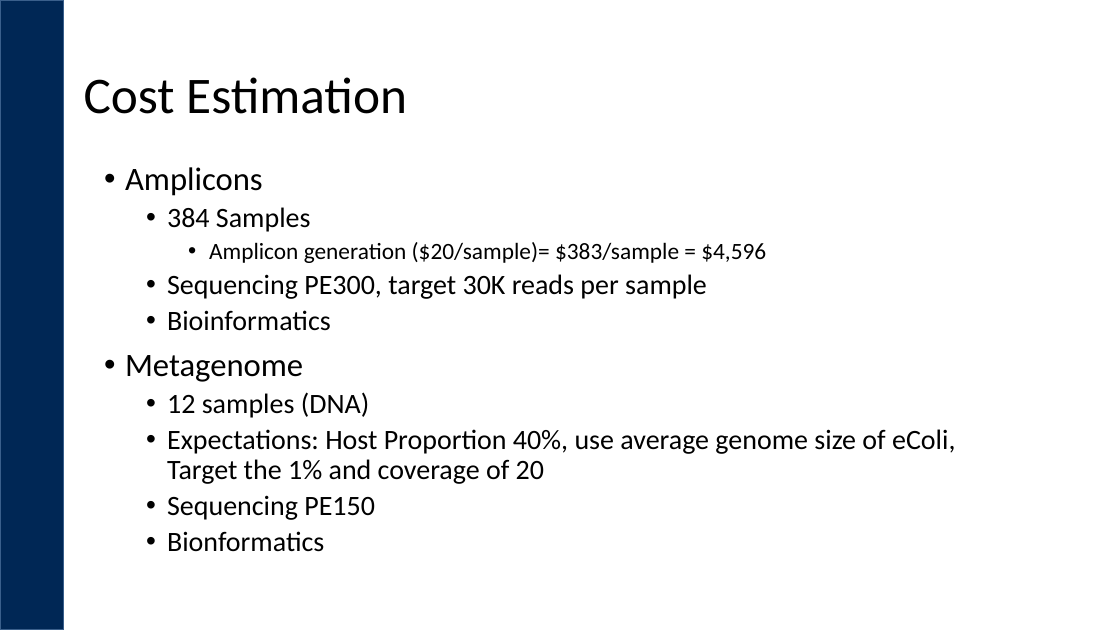
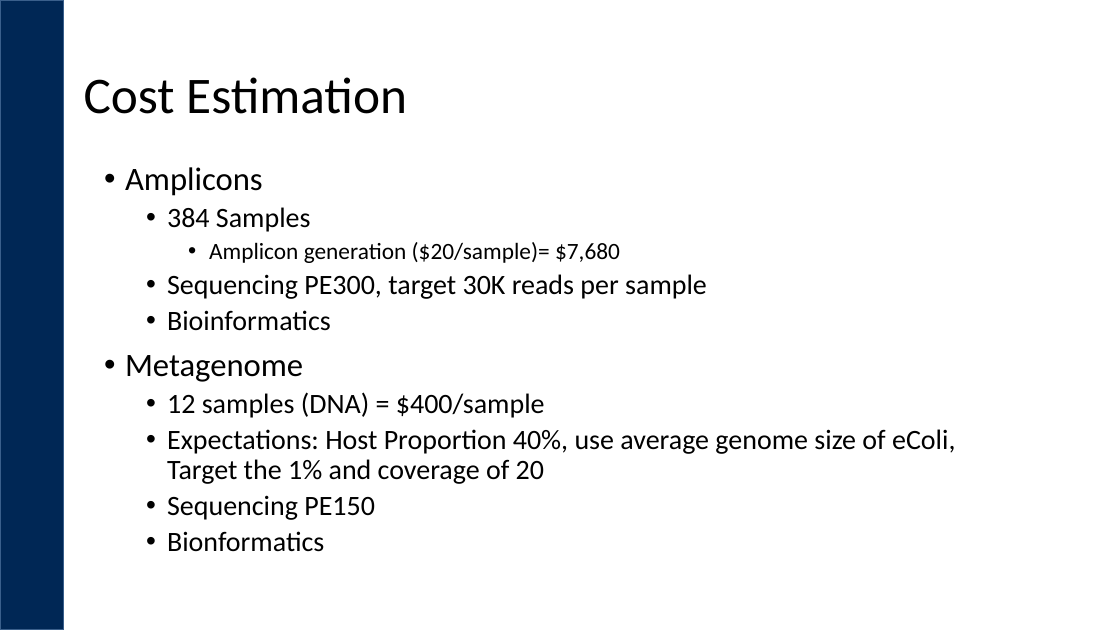
Before and after one commit to ucdavis-bioinformatics-training/2018-Alliance-for-Global-Health-and-Science-Makerere-University_MCA, a slide deck: slide 18 of talks/Experimental_Design.pptx. Drawn at 1120x630 pixels with LibreOffice and Linux fonts; fonts in the diff are those of the drawing; background and template pictures are left out. Boxes give left, top, right and bottom in pixels: in the first picture for what was removed or moved away, otherwise in the second. Text is boxed around its words. In the diff, an @@ line names an element or a change of style, - is before the commit and + after.

```diff
--- a/talks/Experimental_Design.pptx
+++ b/talks/Experimental_Design.pptx
@@ text at box(209, 242, 620, 263): text changed @@
-    • Amplicon generation ($20/sample)= $383/sample = $4,596
+    • Amplicon generation ($20/sample)= $7,680
@@ text at box(167, 392, 545, 418): text changed @@
-  • 12 samples (DNA)
+  • 12 samples (DNA) = $400/sample
```
Also in this commit, not shown: 4 other files.
